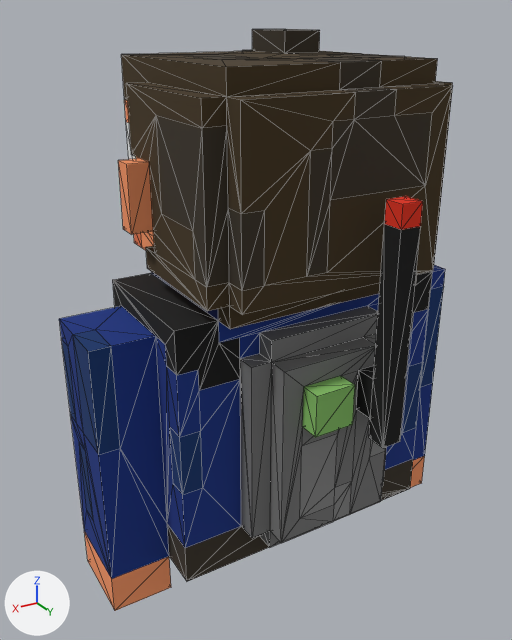
Two versions of the OBJ model Models/dude.obj, one commit apart.
Before and after are seen from a 50 mm lens placed at (1.86, 3.0, 3.97), pointed at (0.2, 0.24, 2.59). Lighting does not change. The marker at lower left points along +X, +Y and +Z. Mesh edges are drawn as thin lines. Where no turn or scale is listed for an object, it has been applied to the vertices. Vertices at the same position are counted once.

The scene before the commit, as lines of its bpy script (objects in view):
```python
me_untitled = bpy.data.meshes.new('Untitled')
me_untitled.from_pydata(...)  # 497 vertices, 994 faces; spans x -0.9..1.1, y -0.4..1.0, z 1.3..3.9
me_untitled.materials.append(mat_palette)  # picture img_dude_png
ob_untitled = bpy.data.objects.new('Untitled', me_untitled)
ob_untitled.location = (0.0, 0.0, 0.0)
```
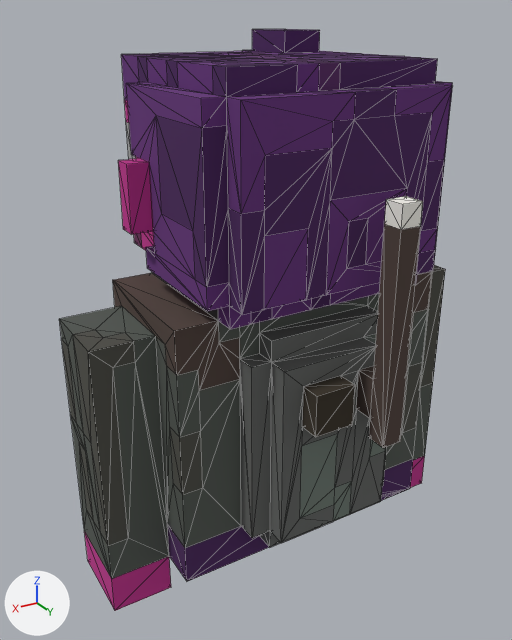
Boxes [x1, y1, x2, y2] around the edits, measured in the pictures (512 x 640 px):
part 1 of me_untitled, built on
    both: [73, 51, 452, 579]
part 2 of me_untitled, surface changed
    both: [59, 29, 452, 611]

What changed in the scene script:
```text
Change me_untitled:
    used by ob_untitled; location = (0.0, 0.0, 0.0)
    remove me_untitled.from_pydata(...)  # 497 vertices, 994 faces; spans x -0.9..1.1, y -0.4..1.0, z 1.3..3.9
    add me_untitled.from_pydata(...)  # 578 vertices, 1160 faces; spans x -0.9..1.1, y -0.4..1.0, z 1.3..3.9
    me_untitled part 1
    19 vertices are removed from x -0.9..1.1, y -0.1..0.8, z 1.9..3.8
    140 faces are deleted
    17 vertices are added at x -0.5..1.0, y -0.1..0.8, z 1.8..3.8
    12 new vertices lie (0.1, 0.0, 0.0) away from vertices in x -0.9..0.8, y -0.1..0.8, z 1.9..3.8
    9 new vertices lie (0.0, -0.1, 0.0) away from vertices in x -0.9..0.9, y -0.1..0.7, z 2.7..3.8
    7 new vertices lie (0.1, 0.0, -0.3) away from vertices in x -0.9..0.8, y 0.0..0.8, z 1.9..3.7
    8 new vertices lie (0.0, 0.1, 0.0) away from vertices in x -0.4..1.1, y -0.1..0.7, z 1.7..3.8
    9 new vertices lie (0.3, 0.0, 0.0) away from vertices in x -0.4..0.2, y -0.2..0.8, z 2.8..3.8
    9 new vertices lie (0.0, 0.0, 0.1) away from vertices in x -0.4..0.6, y -0.1..0.8, z 2.7..3.7
    8 new vertices lie (0.1, 0.0, 0.0) away from vertices in x -0.4..0.9, y -0.1..0.8, z 1.9..3.8
    6 new vertices lie (0.0, 0.1, 0.0) away from vertices in x 0.2..1.1, y 0.0..0.7, z 1.7..3.8
    5 new vertices lie (-0.1, 0.0, 0.1) away from vertices in x -0.3..0.5, y 0.7..0.8, z 2.8..3.0
    5 new vertices lie (0.1, 0.1, 0.0) away from vertices in x -0.1..0.5, y -0.3..0.5, z 3.8
    5 new vertices lie (-0.1, 0.0, 0.0) away from vertices in x 0.1..1.1, y -0.2..0.8, z 1.7..3.8
    306 new faces join them
    me_untitled part 2: 854 kept faces spanning x -0.9..1.1, y -0.4..1.0, z 1.3..3.9 get new texture (UV) coordinates
```
